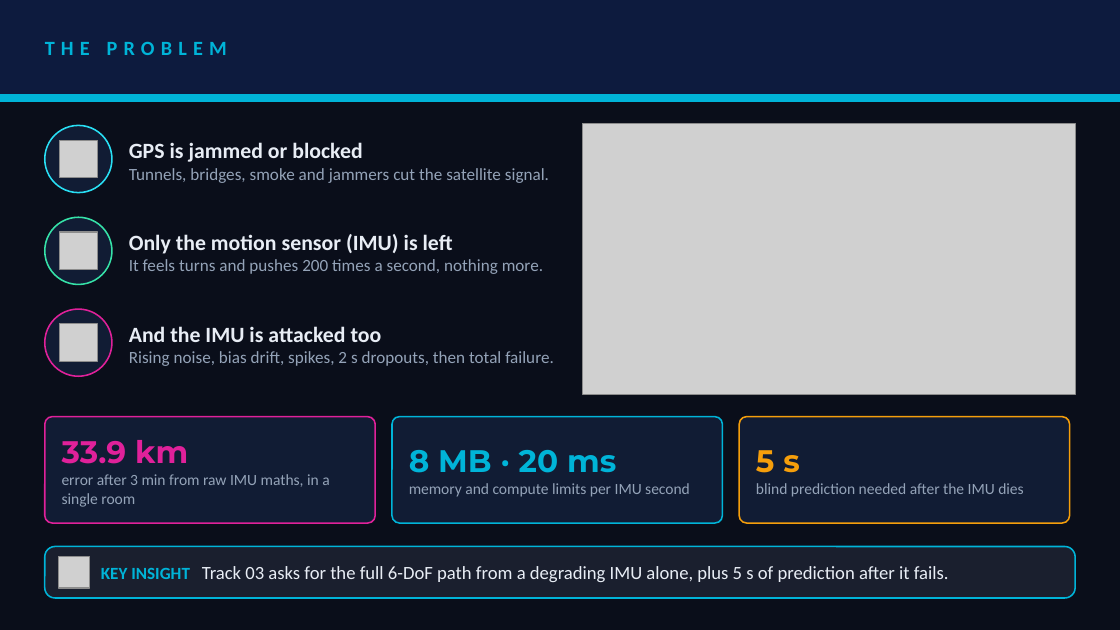
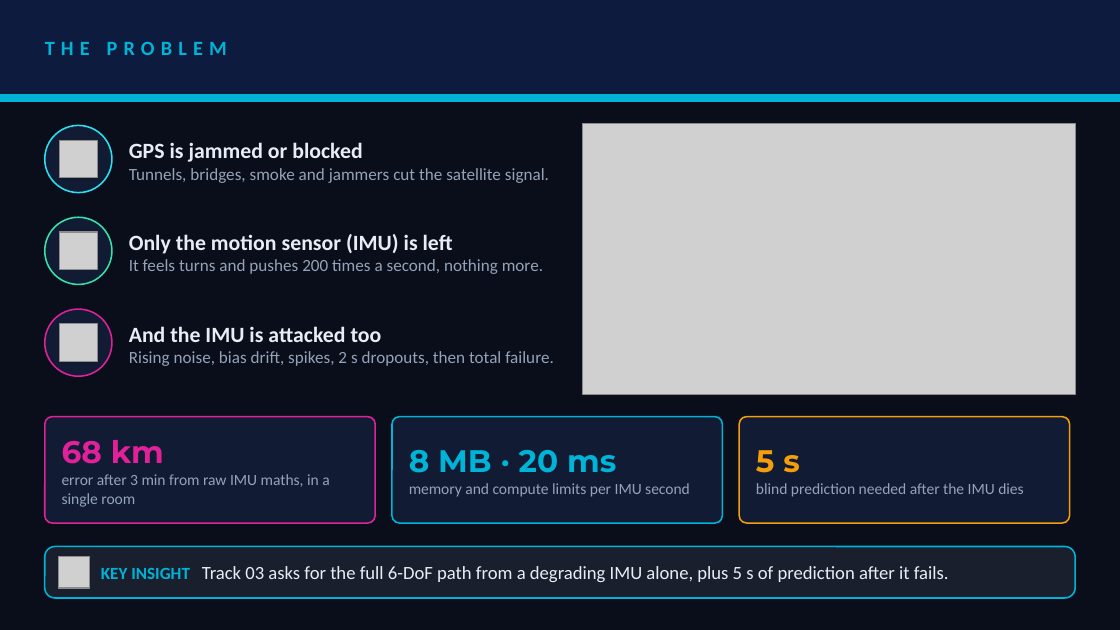
Before and after one commit to Am-berneal/TrustNav-GPS-Denied-Navigation, a slide deck: slide 2 of presentation/Thapar_University_Cipher_Guards.pptx. Drawn at 1120x630 pixels with LibreOffice and Linux fonts; fonts in the diff are those of the drawing; grey boxes stand for pictures. Boxes give left, top, right and bottom in pixels: in the first picture for what was removed or moved away, otherwise in the second. Text is boxed around its words. In the diff, an @@ line names an element or a change of style, - is before the commit and + after.

```diff
--- a/presentation/Thapar_University_Cipher_Guards.pptx
+++ b/presentation/Thapar_University_Cipher_Guards.pptx
@@ text at [62, 440, 164, 464]: text changed @@
-33.9 km
+68 km
```
Also in this commit, not shown: 6 other slides changed, 43 other files.
